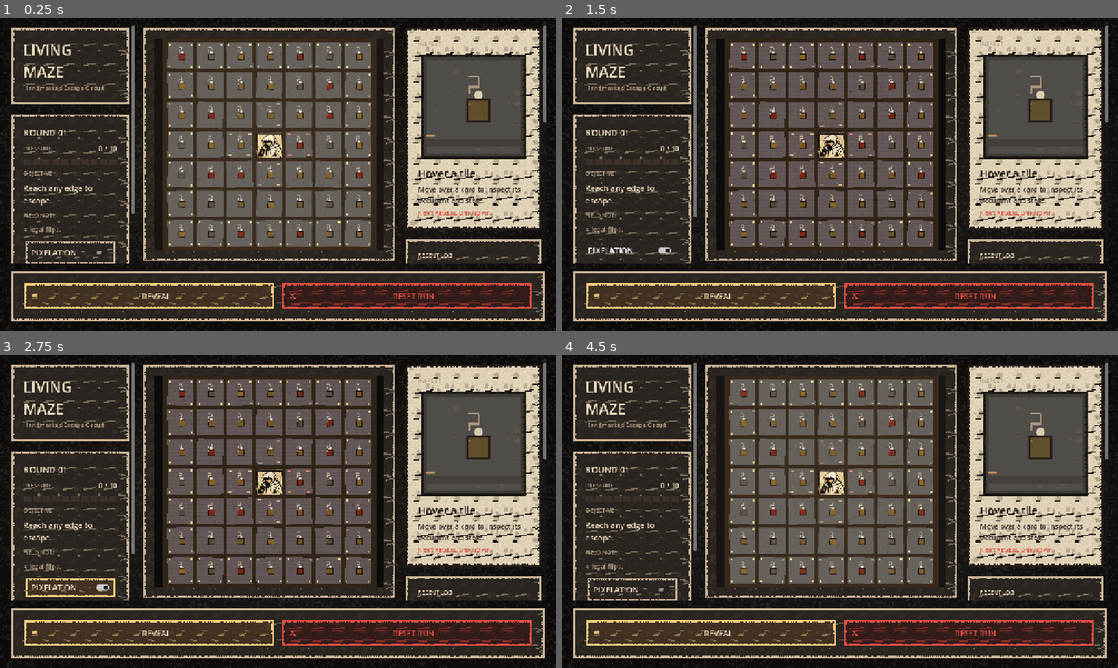
Above: before the commit, frames 1-4 (two rows, left to right).
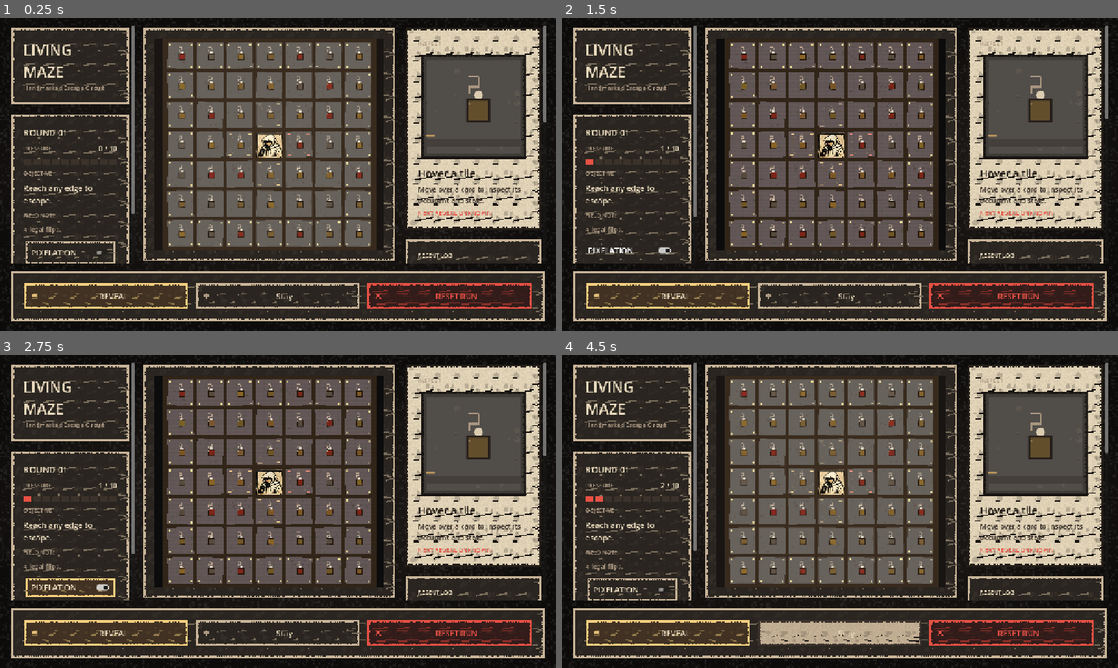
Above: after the commit, the same moments.

Repository: jamsaltman/game1
Game: Godot game, scene res://scenes/main.tscn
The game is run twice, just before and just after one commit, with the same random seed, the same clock (stepped at 60 frames per second) and the same inputs.
Inputs (mouse positions are in pixels of both pictures, inside the frame that each line leads up to):
- Up to frame 1 (0.25 s): no input
- Up to frame 2 (1.5 s): click (840, 296) at 0.5 s, where only the run after the commit has a clickable "Stay"; click "PIXELATION" at 1.25 s
- Up to frame 3 (2.75 s): click "REVEAL" at 2 s
- Up to frame 4 (4.5 s): click "PIXELATION" at 2.75 s; click "REVEAL" at 3.5 s; click (840, 633) at 4.25 s, where only the run after the commit has a clickable "Stay"

The runs differ from the first frame. In frame 1, 1.6% of the frame differs, in the area x 7-92%, y 84-93%; in frame 2, 1.7%; in frame 3, 1.7%; in frame 4, 3.0%, in the area x 4-99%, y 31-93%.

Commit message:
Make Stay resolve immediately without revealing

Diff:
--- a/scripts/board.gd
+++ b/scripts/board.gd
@@ -71,6 +71,18 @@
 	if _game.set_selected_action(action_id):
 		_sync_board_visuals()
 		emit_signal("state_changed")
+
+
+func try_stay() -> void:
+	if _game == null or _resolving_turn:
+		return
+	var report: Dictionary = _game.try_stay()
+	if not bool(report.get("ok", false)):
+		_game.note_invalid_click()
+		_sync_board_visuals()
+		emit_signal("state_changed")
+		return
+	_resolve_visual_report(report)
 
 
 func update_hover(screen_pos: Vector2, active: bool) -> void:
--- a/scripts/main.gd
+++ b/scripts/main.gd
@@ -45,6 +45,9 @@
 
 
 func _on_action_requested(action_id: String) -> void:
+	if action_id == "stay":
+		_board.try_stay()
+		return
 	_board.set_selected_action(action_id)
 
 
--- a/scripts/maze_game.gd
+++ b/scripts/maze_game.gd
@@ -119,6 +119,14 @@
 
 func get_action_buttons() -> Array[Dictionary]:
 	var buttons: Array[Dictionary] = []
+	buttons.append({
+		"id": "stay",
+		"label": "Stay",
+		"selected": selected_action_id == "stay",
+		"enabled": phase == "flip" and player.alive and not run.awaiting_upgrade_choice,
+		"icon_id": "guard",
+		"accent_color": _theme_manifest.get_color("muted"),
+	})
 	for upgrade_id in upgrade_definitions.keys():
 		if not player.unlocked_upgrades.get(upgrade_id, false):
 			continue
@@ -176,6 +184,9 @@
 func set_selected_action(action_id: String) -> bool:
 	if action_id == "flip":
 		selected_action_id = "flip"
+		return true
+	if action_id == "stay":
+		selected_action_id = "stay"
 		return true
 	if not player.unlocked_upgrades.get(action_id, false):
 		return false
@@ -206,6 +217,8 @@
 	match selected_action_id:
 		"flip":
 			return _execute_flip(pos, 1)
+		"stay":
+			return _execute_stay()
 		"peek":
 			return _execute_peek(pos)
 		"remote_flip":
@@ -214,6 +227,12 @@
 			return _execute_step(pos)
 		_:
 			return _make_action_result(false)
+
+
+func try_stay() -> Dictionary:
+	if phase != "flip" or run.awaiting_upgrade_choice or not player.alive:
+		return _make_action_result(false)
+	return _execute_stay()
 
 
 func note_invalid_click() -> void:
@@ -226,6 +245,8 @@
 	match selected_action_id:
 		"flip":
 			status_text = "Click a hidden tile next to the player."
+		"stay":
+			status_text = "Press Stay to end the turn without revealing."
 		"peek":
 			status_text = "Peek only works on highlighted adjacent hidden tiles."
 		"remote_flip":
@@ -498,6 +519,23 @@
 	phase = "end_check"
 	_evaluate_end_state(false)
 	_finalize_action([], moves, false)
+	return _make_action_result(true)
+
+
+func _execute_stay() -> Dictionary:
+	if phase != "flip" or run.awaiting_upgrade_choice or not player.alive:
+		return _make_action_result(false)
+	selected_action_id = "flip"
+	run.turn_index += 1
+	_push_event("You stayed put and let the board move.")
+	phase = "reactive"
+	phase = "active"
+	var intents := _collect_active_intents()
+	phase = "settlement"
+	var movement_steps := _resolve_intents(intents)
+	phase = "end_check"
+	var used_bonus_flip := _evaluate_end_state(false)
+	_finalize_action([], movement_steps, used_bonus_flip)
 	return _make_action_result(true)
 
 
